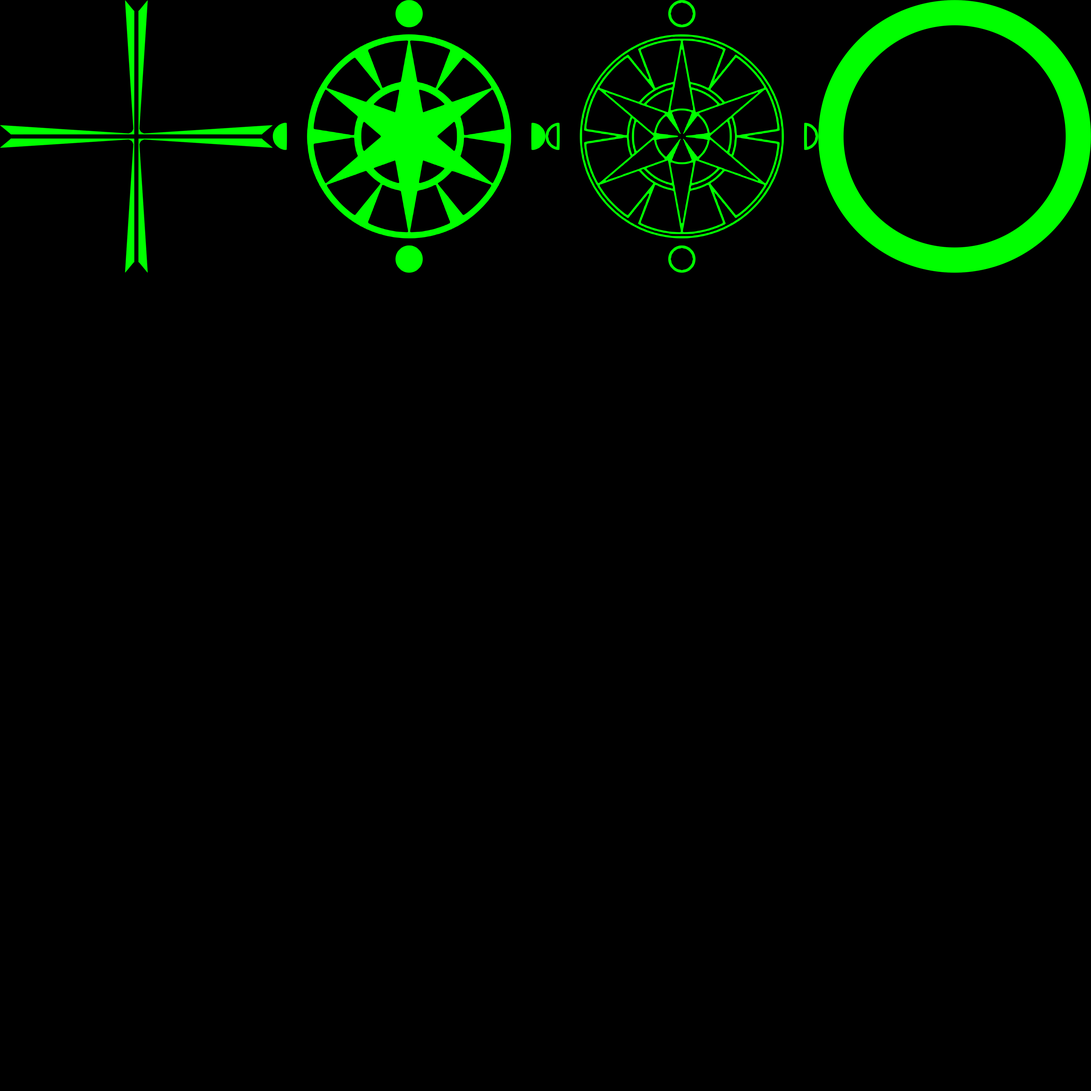
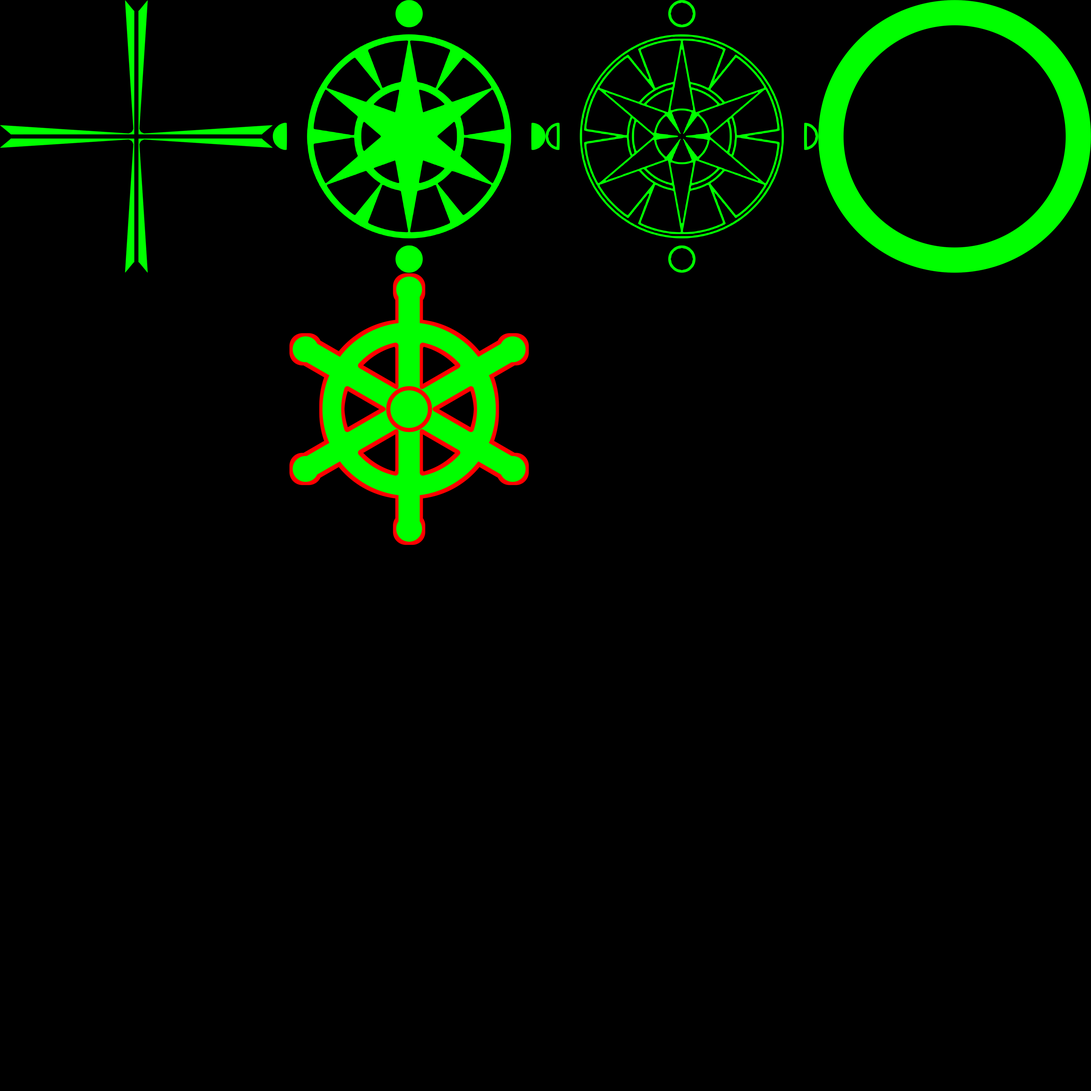
Layered file, before and after one edit (w=1091, h=1091). Changes by layer:
added group "Atlas manager · updated slots" (1st of 3) with 1 layers above "Atlas manager · PNG references" over [289, 272, 530, 546]
added layer "Slot 5 · IDs 31021" (1st of 2, in "Atlas manager · updated slots") in group "Atlas manager · updated slots" over [289, 272, 530, 546]
added group "Atlas manager · updated slots" (2nd of 3) with 1 layers above "Atlas manager · PNG references" over [289, 272, 530, 546]
added layer "Slot 5 · IDs 31021" (2nd of 2, in "Atlas manager · updated slots") in group "Atlas manager · updated slots" over [289, 272, 530, 546]
